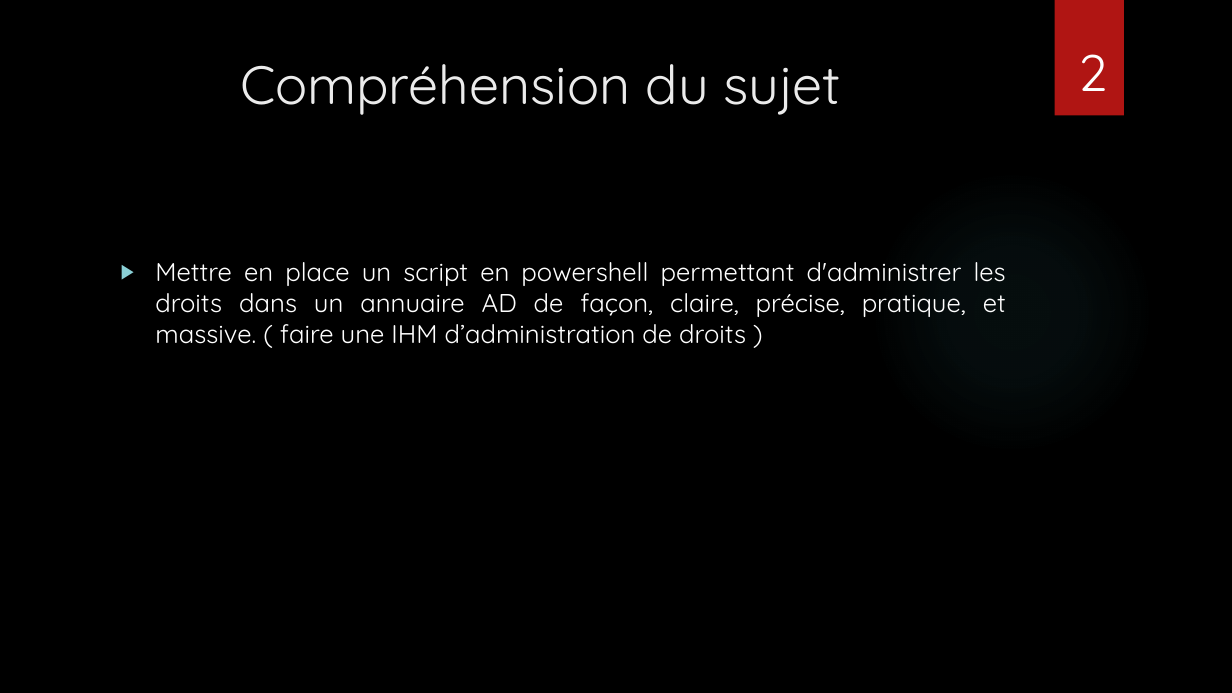
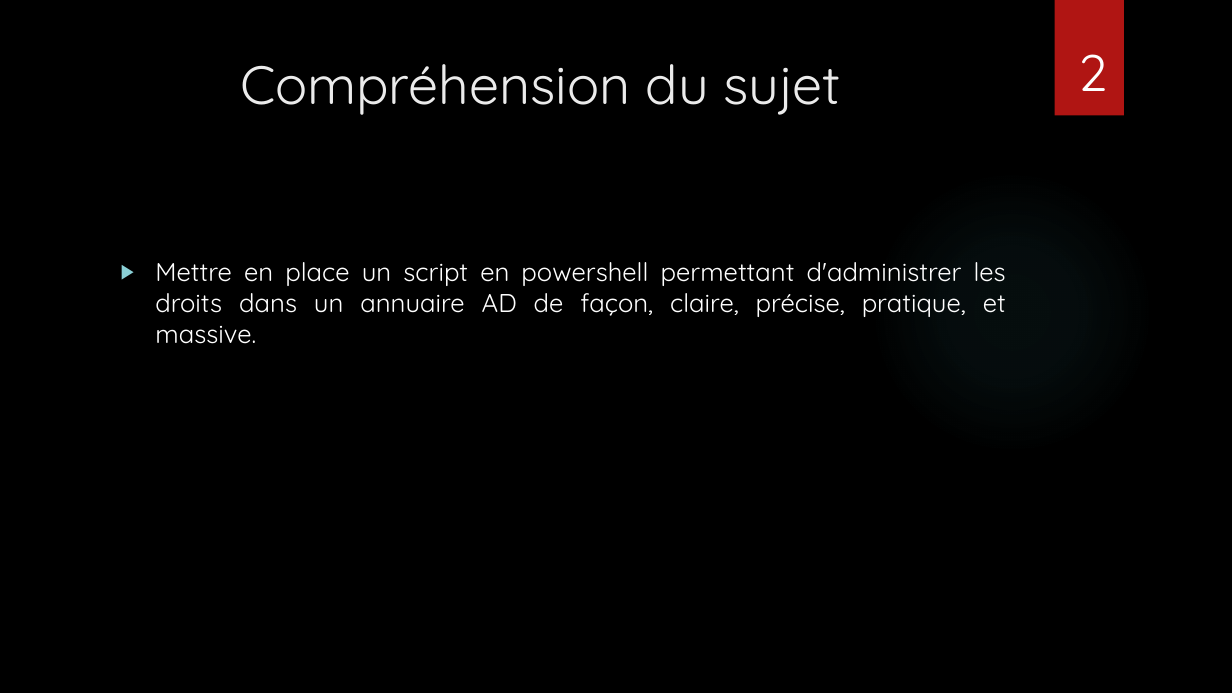
Before and after one commit to FernandezBenjamin/Admin-Windows-Server, a slide deck: slide 2 of Projet_Windows_serveur.pptx. Drawn at 1232x693 pixels with LibreOffice and Linux fonts; fonts in the diff are those of the drawing; background and template pictures are left out. Boxes give left, top, right and bottom in pixels: in the first picture for what was removed or moved away, otherwise in the second. Text is boxed around its words. In the diff, an @@ line names an element or a change of style, - is before the commit and + after.

```diff
--- a/Projet_Windows_serveur.pptx
+++ b/Projet_Windows_serveur.pptx
@@ text at <box>155,262,1006,344</box>: text changed @@
-▶ Mettre en place un script en powershell permettant d'administrer les droits dans un annuaire AD de façon, claire, précise, pratique, et massive. ( faire une IHM d’administration de droits )
+▶ Mettre en place un script en powershell permettant d'administrer les droits dans un annuaire AD de façon, claire, précise, pratique, et massive.
```
Also in this commit, not shown: 2 other slides changed.
